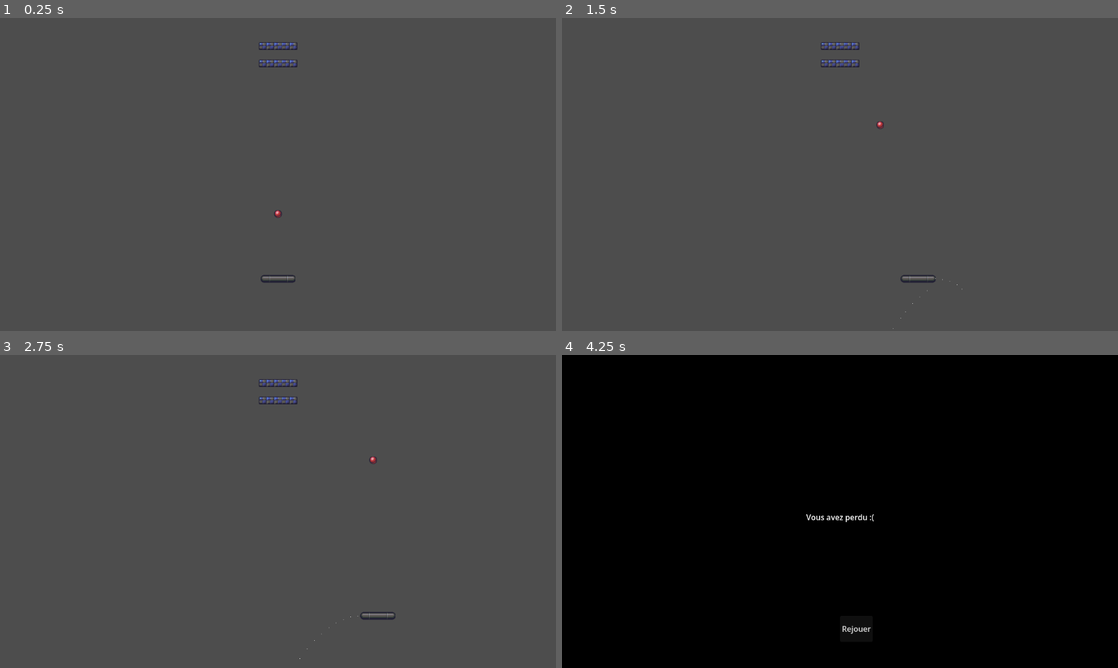
Above: before the commit, frames 1-4 (two rows, left to right).
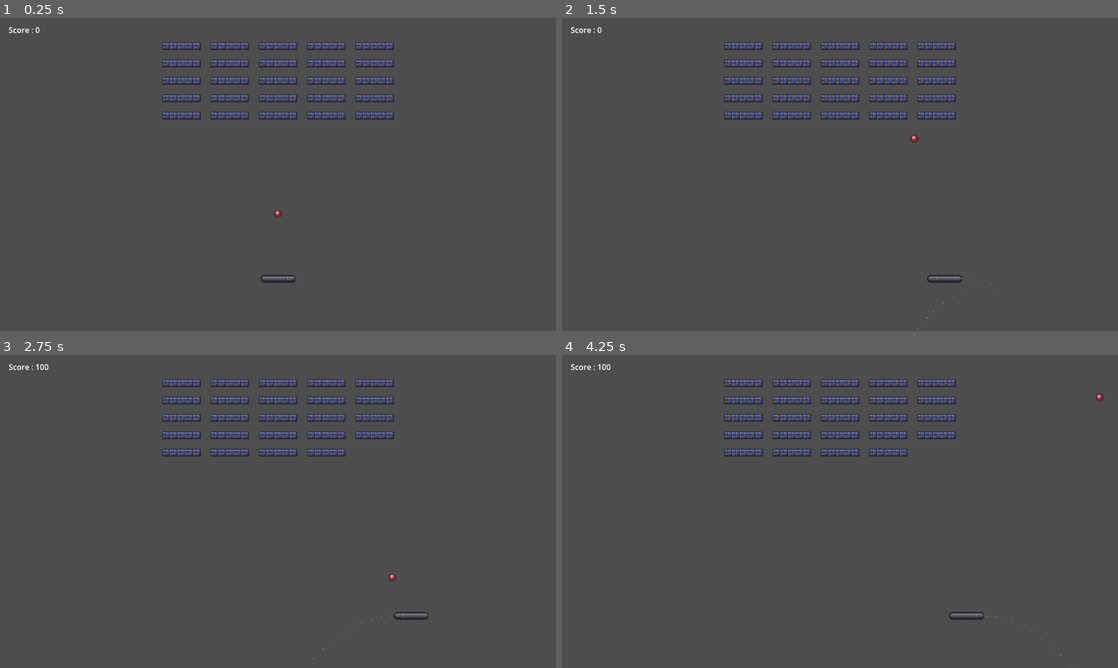
Above: after the commit, the same moments.

Repository: Salsardine/tp-casse-briques
Game: Godot game, scene res://main.tscn
Two runs of this game, one before a commit and one after it. Both use one fixed random seed, a clock stepped at 60 frames per second and the inputs below.
Inputs:
- Up to frame 1 (0.25 s): no input
- Up to frame 2 (1.5 s): tap Enter at 0.5 s; hold Right (p1_right) 0.53-1.28 s; hold Left (p1_left) from 1.28 s (still down)
- Up to frame 3 (2.75 s): release Left (p1_left) at 2.03 s; hold Right (p1_right) from 2.03 s (still down)
- Up to frame 4 (4.25 s): release Right (p1_right) at 3.53 s; hold Left (p1_left) from 3.53 s (still down)

The runs differ from the first frame. In frame 1, 2.5% of the frame differs, in the area x 1-71%, y 2-33%; in frame 2, 2.8%; in frame 3, 2.7%; in frame 4, 100%, in the area x 0-100%, y 0-100%.

Commit message:
Ajout de combo

Diff:
--- a/GameState.gd
+++ b/ScoreTracker.gd
@@ -1,4 +1,6 @@
 extends Node
 
+var score : int = 0
+var cpt_hotness : int = 1
 var message_fin : String = ""
 var victoire : bool = false
--- a/balle/balle.tscn
+++ b/balle/balle.tscn
@@ -32,4 +32,4 @@
 
 [node name="AudioBrique" type="AudioStreamPlayer2D" parent="." unique_id=769794826]
 stream = ExtResource("3_jdfn4")
-volume_db = -5.0
+volume_db = -10.0
--- a/balle/control_balle.gd
+++ b/balle/control_balle.gd
@@ -16,6 +16,7 @@
 
 func _on_body_entered(body: Node) -> void:
 	if body.is_in_group("raquette"):
+		ScoreTracker.cpt_hotness = 1
 		$AudioRaquette.play()
 
 	elif body.is_in_group("bordure"):
--- a/brique/brique.gd
+++ b/brique/brique.gd
@@ -1,9 +1,10 @@
 extends StaticBody2D
 
-signal detruite
+signal detruite(points)
+@export var valeur : int = 100
 
 func detruire() -> void:
-	detruite.emit()
+	detruite.emit(valeur)
 	$CollisionShape2D.set_deferred("disabled", true)
 	$AnimationPlayer.play("rotation")
 	await $AnimationPlayer.animation_finished
--- a/fosse.gd
+++ b/fosse.gd
@@ -5,6 +5,6 @@
 
 func _on_body_entered(body: Node) -> void:
 	if body.is_in_group("balle"):
-		GameState.message_fin = "Vous avez perdu :("
-		GameState.victoire = false
+		ScoreTracker.message_fin = "Vous avez perdu :(\nScore de la partie : %d" % ScoreTracker.score
+		ScoreTracker.victoire = false
 		get_tree().change_scene_to_file("res://restart/fin_de_partie.tscn")
--- a/main.gd
+++ b/main.gd
@@ -1,15 +1,19 @@
 extends Node2D
 
 @export var scene_brique : PackedScene
-@export var nb_colonnes = 1
-@export var nb_lignes = 2
+@export var nb_colonnes = 5
+@export var nb_lignes = 5
 @export var espacement_x = 20
 @export var espacement_y = 20
 @export var marge_haut = 50
 
 var briques_restantes = 0
+var score = 0
 
 func _ready() -> void:
+	score = 0
+	$Score.text = "Score : 0"
+	$MessageEncourageant.text = ""
 	generer_briques()
 
 func generer_briques() -> void:
@@ -32,9 +36,23 @@
 			add_child(brique)
 			briques_restantes += 1
 
-func _on_brique_detruite() -> void:
+func _on_brique_detruite(points: int) -> void:
 	briques_restantes -= 1
+	ScoreTracker.score += points * ScoreTracker.cpt_hotness
+	ScoreTracker.cpt_hotness += 1
+	$Score.text = "Score : %d" % ScoreTracker.score
+	if ScoreTracker.cpt_hotness > 2 and ScoreTracker.cpt_hotness < 5:
+		$MessageEncourageant.text = "OUAIS CONTINUE COMME ÇA ! x%d" % ScoreTracker.cpt_hotness
+		$AnimationEncouragement.play("encouragement1")
+	elif ScoreTracker.cpt_hotness >= 5:
+		$MessageEncourageant.text = "Je te crois pas tu triche x%d"  % ScoreTracker.cpt_hotness
+		$AnimationEncouragement.play("encouragement1")
+	else :
+		$MessageEncourageant.text = ""
+
+	$AnimationScore.play("anim_score")
+
 	if briques_restantes <= 0:
-		GameState.message_fin = "Gagné !"
-		GameState.victoire = true
+		ScoreTracker.message_fin = "Gagné !\nScore de la partie : %d" % ScoreTracker.score
+		ScoreTracker.victoire = true
 		get_tree().change_scene_to_file("res://restart/fin_de_partie.tscn")
--- a/main.tscn
+++ b/main.tscn
@@ -35,12 +35,150 @@
 [sub_resource type="RectangleShape2D" id="RectangleShape2D_5vj2c"]
 size = Vector2(1174.5, 39)
 
+[sub_resource type="Animation" id="Animation_5vw27"]
+length = 0.001
+tracks/0/type = "value"
+tracks/0/imported = false
+tracks/0/enabled = true
+tracks/0/path = NodePath(".:self_modulate")
+tracks/0/interp = 1
+tracks/0/loop_wrap = true
+tracks/0/keys = {
+"times": PackedFloat32Array(0),
+"transitions": PackedFloat32Array(1),
+"update": 0,
+"values": [Color(1, 1, 1, 1)]
+}
+tracks/1/type = "value"
+tracks/1/imported = false
+tracks/1/enabled = true
+tracks/1/path = NodePath(".:scale")
+tracks/1/interp = 1
+tracks/1/loop_wrap = true
+tracks/1/keys = {
+"times": PackedFloat32Array(0),
+"transitions": PackedFloat32Array(1),
+"update": 0,
+"values": [Vector2(1, 1)]
+}
+
+[sub_resource type="Animation" id="Animation_272bh"]
+resource_name = "anim_score"
+tracks/0/type = "value"
+tracks/0/imported = false
+tracks/0/enabled = true
+tracks/0/path = NodePath(".:self_modulate")
+tracks/0/interp = 1
+tracks/0/loop_wrap = true
+tracks/0/keys = {
+"times": PackedFloat32Array(0, 0.5, 1),
+"transitions": PackedFloat32Array(1, 1, 1),
+"update": 0,
+"values": [Color(1, 1, 1, 1), Color(1, 0, 0, 1), Color(1, 1, 1, 1)]
+}
+tracks/1/type = "value"
+tracks/1/imported = false
+tracks/1/enabled = true
+tracks/1/path = NodePath(".:scale")
+tracks/1/interp = 1
+tracks/1/loop_wrap = true
+tracks/1/keys = {
+"times": PackedFloat32Array(0, 0.25, 0.5, 0.73333335, 0.98333335),
+"transitions": PackedFloat32Array(1, 1, 1, 1, 1),
+"update": 0,
+"values": [Vector2(1, 1), Vector2(5, 5), Vector2(1, 1), Vector2(5, 5), Vector2(1, 1)]
+}
+
+[sub_resource type="AnimationLibrary" id="AnimationLibrary_5vw27"]
+_data = {
+&"RESET": SubResource("Animation_5vw27"),
+&"anim_score": SubResource("Animation_272bh")
+}
+
+[sub_resource type="GDScript" id="GDScript_272bh"]
+script/source = "extends RichTextLabel
+
+
+# Called when the node enters the scene tree for the first time.
+func _ready() -> void:
+	pass # Replace with function body.
+
+
+# Called every frame. 'delta' is the elapsed time since the previous frame.
+func _process(delta: float) -> void:
+	pass
+"
+
+[sub_resource type="Animation" id="Animation_kek77"]
+length = 0.001
+tracks/0/type = "value"
+tracks/0/imported = false
+tracks/0/enabled = true
+tracks/0/path = NodePath(".:position")
+tracks/0/interp = 1
+tracks/0/loop_wrap = true
+tracks/0/keys = {
+"times": PackedFloat32Array(0),
+"transitions": PackedFloat32Array(1),
+"update": 0,
+"values": [Vector2(178, 236)]
+}
+tracks/1/type = "value"
+tracks/1/imported = false
+tracks/1/enabled = true
+tracks/1/path = NodePath(".:self_modulate")
+tracks/1/interp = 1
+tracks/1/loop_wrap = true
+tracks/1/keys = {
+"times": PackedFloat32Array(0),
+"transitions": PackedFloat32Array(1),
+"update": 0,
+"values": [Color(1, 1, 1, 1)]
+}
+
+[sub_resource type="Animation" id="Animation_4c57u"]
+resource_name = "encouragement1"
+loop_mode = 1
+tracks/0/type = "value"
+tracks/0/imported = false
+tracks/0/enabled = true
+tracks/0/path = NodePath(".:scale")
+tracks/0/interp = 1
+tracks/0/loop_wrap = true
+tracks/0/keys = {
+"times": PackedFloat32Array(0, 0.1, 0.2, 0.3, 0.4),
+"transitions": PackedFloat32Array(1, 1, 1, 1, 1),
+"update": 0,
+"values": [Vector2(1, 1.326), Vector2(2, 2.652), Vector2(1, 1.326), Vector2(2, 2.652), Vector2(1, 1.326)]
+}
+tracks/1/type = "value"
+tracks/1/imported = false
+tracks/1/enabled = true
+tracks/1/path = NodePath(".:self_modulate")
+tracks/1/interp = 1
+tracks/1/loop_wrap = true
+tracks/1/keys = {
+"times": PackedFloat32Array(0, 0.1, 0.2, 0.3, 0.4),
+"transitions": PackedFloat32Array(1, 1, 1, 1, 1),
+"update": 0,
+"values": [Color(1, 1, 1, 1), Color(1, 0.9764706, 0, 1), Color(1, 0.5529412, 0, 1), Color(1, 0, 0, 1), Color(0.48235294, 0, 0, 1)]
+}
+
+[sub_resource type="Animation" id="Animation_efxa6"]
+resource_name = "encouragement2"
+
+[sub_resource type="AnimationLibrary" id="AnimationLibrary_efxa6"]
+_data = {
+&"RESET": SubResource("Animation_kek77"),
+&"encouragement1": SubResource("Animation_4c57u"),
+&"encouragement2": SubResource("Animation_efxa6")
+}
+
 [node name="Node2D" type="Node2D" unique_id=1399996452]
 script = ExtResource("1_1bvp3")
 scene_brique = ExtResource("4_1bvp3")
 
 [node name="Raquette" parent="." unique_id=1268785383 groups=["raquette"] instance=ExtResource("1_ig7tw")]
-position = Vector2(78, 88)
 motion_mode = 1
 
 [node name="MurGauche" type="StaticBody2D" parent="." unique_id=1972830955 groups=["bordure"]]
@@ -58,7 +196,7 @@
 shape = SubResource("WorldBoundaryShape2D_5vj2c")
 
 [node name="Plafond" type="StaticBody2D" parent="." unique_id=96262344 groups=["bordure"]]
-position = Vector2(533, 0)
+position = Vector2(543, 0)
 physics_material_override = SubResource("PhysicsMaterial_1bvp3")
 
 [node name="CollisionShape2D" type="CollisionShape2D" parent="Plafond" unique_id=358308072 groups=["bordure"]]
@@ -66,7 +204,6 @@
 shape = SubResource("WorldBoundaryShape2D_vo4pk")
 
 [node name="Balle" parent="." unique_id=372926582 groups=["balle"] instance=ExtResource("2_0xm2m")]
-position = Vector2(75, 58)
 physics_material_override = SubResource("PhysicsMaterial_0xm2m")
 gravity_scale = 0.0
 
@@ -82,3 +219,28 @@
 volume_db = 2.0
 autoplay = true
 script = ExtResource("7_272bh")
+
+[node name="Score" type="Label" parent="." unique_id=1589330949]
+offset_left = 18.0
+offset_top = 13.0
+offset_right = 58.0
+offset_bottom = 36.0
+
+[node name="AnimationScore" type="AnimationPlayer" parent="." unique_id=1572077864]
+root_node = NodePath("../Score")
+libraries/ = SubResource("AnimationLibrary_5vw27")
+
+[node name="MessageEncourageant" type="RichTextLabel" parent="." unique_id=990806164]
+offset_left = 178.0
+offset_top = 236.0
+offset_right = 1330.0
+offset_bottom = 725.4419
+scale = Vector2(1, 1.326)
+size_flags_horizontal = 4
+size_flags_vertical = 4
+script = SubResource("GDScript_272bh")
+
+[node name="AnimationEncouragement" type="AnimationPlayer" parent="." unique_id=1520384306]
+root_node = NodePath("../MessageEncourageant")
+libraries/ = SubResource("AnimationLibrary_efxa6")
+speed_scale = 0.35
--- a/project.godot
+++ b/project.godot
@@ -17,7 +17,7 @@
 
 [autoload]
 
-GameState="*uid://fgxskuk7hj4w"
+ScoreTracker="*uid://fgxskuk7hj4w"
 
 [display]
 
--- a/raquette/control_joueur.gd
+++ b/raquette/control_joueur.gd
@@ -1,6 +1,6 @@
 extends CharacterBody2D
 
-@export var vitesse = 300
+@export var vitesse = 400
 
 var position_y_fixe : float
 
@@ -37,3 +37,5 @@
 		if collider.is_in_group("bordure"):
 			if not $AudioMurRaquette.playing:
 				$AudioMurRaquette.play()
+		elif collider.is_in_group("balle"):
+			$AnimationRaquette.play("raquette")
--- a/raquette/raquette.tscn
+++ b/raquette/raquette.tscn
@@ -4,6 +4,43 @@
 [ext_resource type="Texture2D" uid="uid://cby4cb1jp2170" path="res://raquette/skin_raquette_a.tres" id="1_w6mu3"]
 [ext_resource type="AudioStream" uid="uid://cxaf4fhspaylu" path="res://assets/Tractor - Sound Effect 🔊.mp3" id="3_jdb1i"]
 [ext_resource type="AudioStream" uid="uid://bq6fglmel64l7" path="res://assets/Roblox Death Sound (Oof) - Sound Effect (HD).wav" id="3_rdu13"]
+
+[sub_resource type="Animation" id="Animation_jdb1i"]
+length = 0.001
+tracks/0/type = "value"
+tracks/0/imported = false
+tracks/0/enabled = true
+tracks/0/path = NodePath(".:scale")
+tracks/0/interp = 1
+tracks/0/loop_wrap = true
+tracks/0/keys = {
+"times": PackedFloat32Array(0),
+"transitions": PackedFloat32Array(1),
+"update": 0,
+"values": [Vector2(1.15625, 1)]
+}
+
+[sub_resource type="Animation" id="Animation_uvb7y"]
+resource_name = "raquette"
+length = 0.1
+tracks/0/type = "value"
+tracks/0/imported = false
+tracks/0/enabled = true
+tracks/0/path = NodePath(".:scale")
+tracks/0/interp = 1
+tracks/0/loop_wrap = true
+tracks/0/keys = {
+"times": PackedFloat32Array(0, 0.05, 0.1),
+"transitions": PackedFloat32Array(1, 1, 1),
+"update": 0,
+"values": [Vector2(1.15625, 1), Vector2(0.5, 0.433), Vector2(1.15625, 1)]
+}
+
+[sub_resource type="AnimationLibrary" id="AnimationLibrary_652gn"]
+_data = {
+&"RESET": SubResource("Animation_jdb1i"),
+&"raquette": SubResource("Animation_uvb7y")
+}
 
 [sub_resource type="RectangleShape2D" id="RectangleShape2D_w6mu3"]
 size = Vector2(72, 16)
@@ -16,12 +53,16 @@
 scale = Vector2(1.15625, 1)
 texture = ExtResource("1_w6mu3")
 
+[node name="AnimationRaquette" type="AnimationPlayer" parent="." unique_id=1328820336]
+root_node = NodePath("../SkinRaquetteA")
+libraries/ = SubResource("AnimationLibrary_652gn")
+
 [node name="CollisionShapeD2" type="CollisionShape2D" parent="." unique_id=632836557]
 shape = SubResource("RectangleShape2D_w6mu3")
 
 [node name="AudioDeplacement" type="AudioStreamPlayer2D" parent="." unique_id=857519509]
 stream = ExtResource("3_jdb1i")
-volume_db = -10.0
+volume_db = -5.0
 
 [node name="AudioMurRaquette" type="AudioStreamPlayer2D" parent="." unique_id=231168209]
 stream = ExtResource("3_rdu13")
--- a/restart/restart.gd
+++ b/restart/restart.gd
@@ -1,13 +1,14 @@
 extends Control
 
 func _ready() -> void:
-	$Label.text = GameState.message_fin
+	$Label.text = ScoreTracker.message_fin
 	$Button.pressed.connect(_on_button_pressed)
 
-	if GameState.victoire:
+	if ScoreTracker.victoire:
 		$AudioVictoire.play()
 	else:
 		$AudioDefaite.play()
 
 func _on_button_pressed() -> void:
+	ScoreTracker.score = 0
 	get_tree().change_scene_to_file("res://main.tscn")
Renamed: GameState.gd.uid -> ScoreTracker.gd.uid
